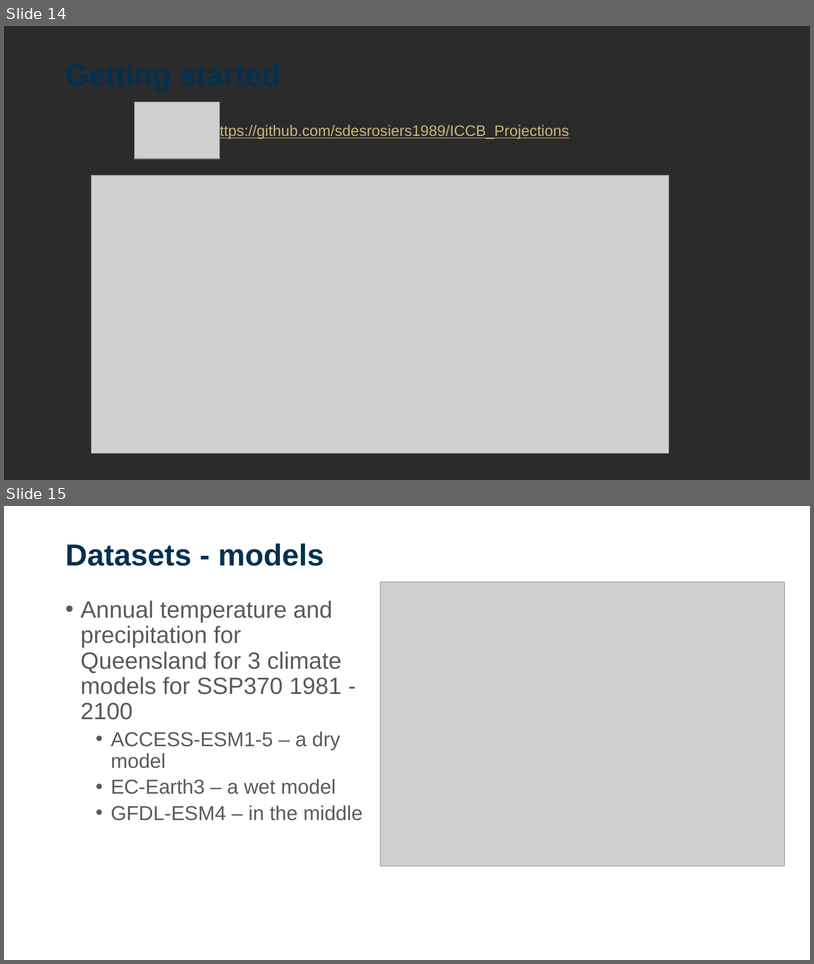
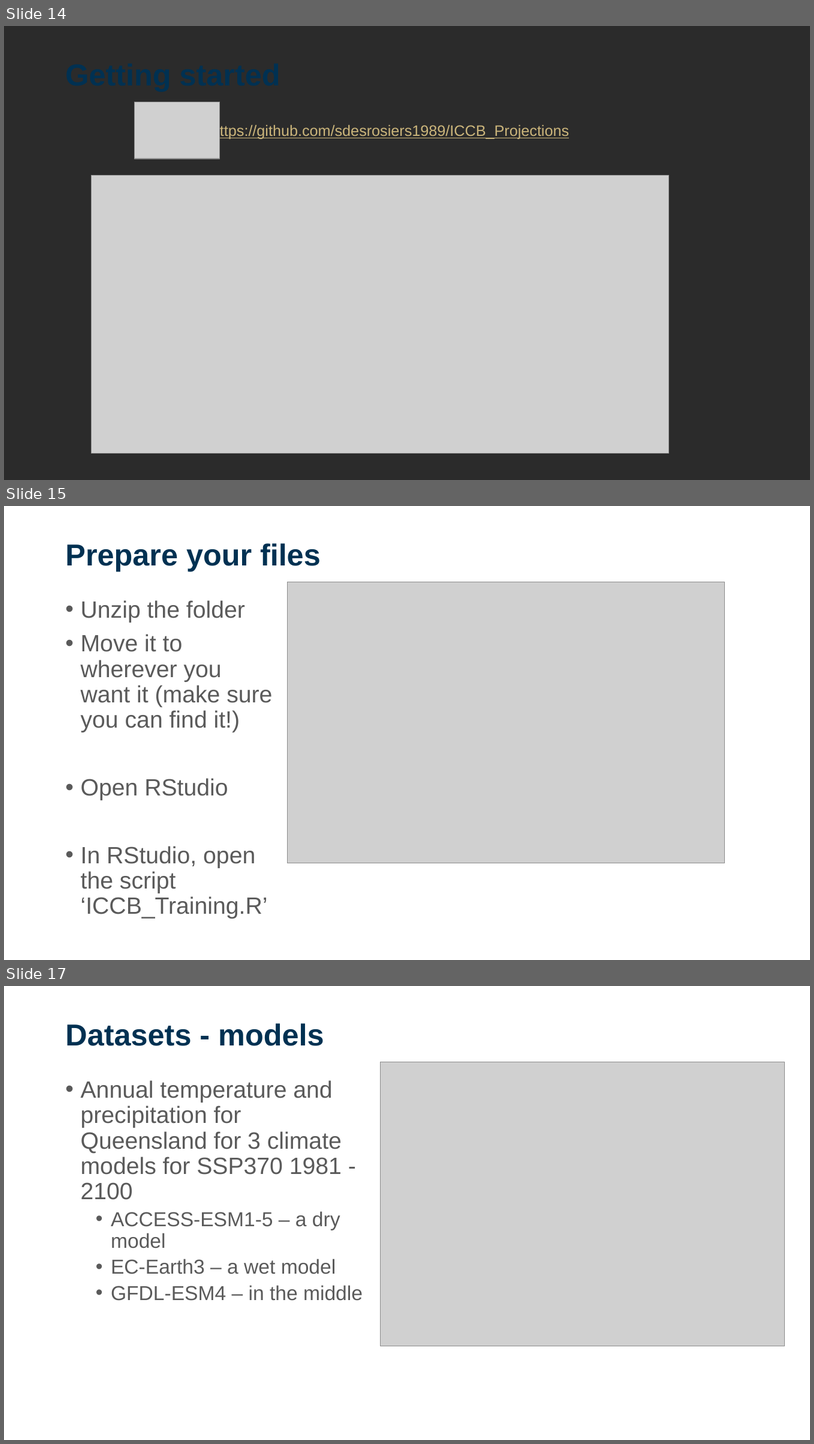
Before and after one commit to sdesrosiers1989/ICCB_Projections, a slide deck: ICCB2025_Session2_ClimateProjections.pptx. Shown one above the other, each under a label of ours: slides 14 and 15 before the commit, slides 14, 15 and 17 after it; the slides between them are not shown. The pictures are 814x964 and 814x1444 pixels, drawn with LibreOffice and Linux fonts; fonts in the diff are those of the drawing; grey boxes stand for pictures; background and template pictures are left out; a plain dark background stands for a picture behind light text. Boxes give left, top, right and bottom in pixels: in the first picture for what was removed or moved away, otherwise in the second. Text is boxed around its words. In the diff, an @@ line names an element or a change of style, - is before the commit and + after.

Commit message:
Updated powerpoint with images

```diff
--- a/ICCB2025_Session2_ClimateProjections.pptx
+++ b/ICCB2025_Session2_ClimateProjections.pptx
@@ slide 15 added at (4,506,810,960), background picture (left out) @@
@@ title added at (65,543,321,571), 36 pt, text #003152, bold @@
+Prepare your files
@@ picture added at (287,582,725,863) @@
@@ text added at (81,600,272,918), 28 pt, text #5A5A5A @@
+• Unzip the folder
+• Move it to wherever you want it (make sure you can find it!)
+• Open RStudio
+• In RStudio, open the script ‘ICCB_Training.R’
@@ what was slide 15 is now slide 17 @@
```
Also in this commit, not shown: 6 slides changed, 3 other slides added.
